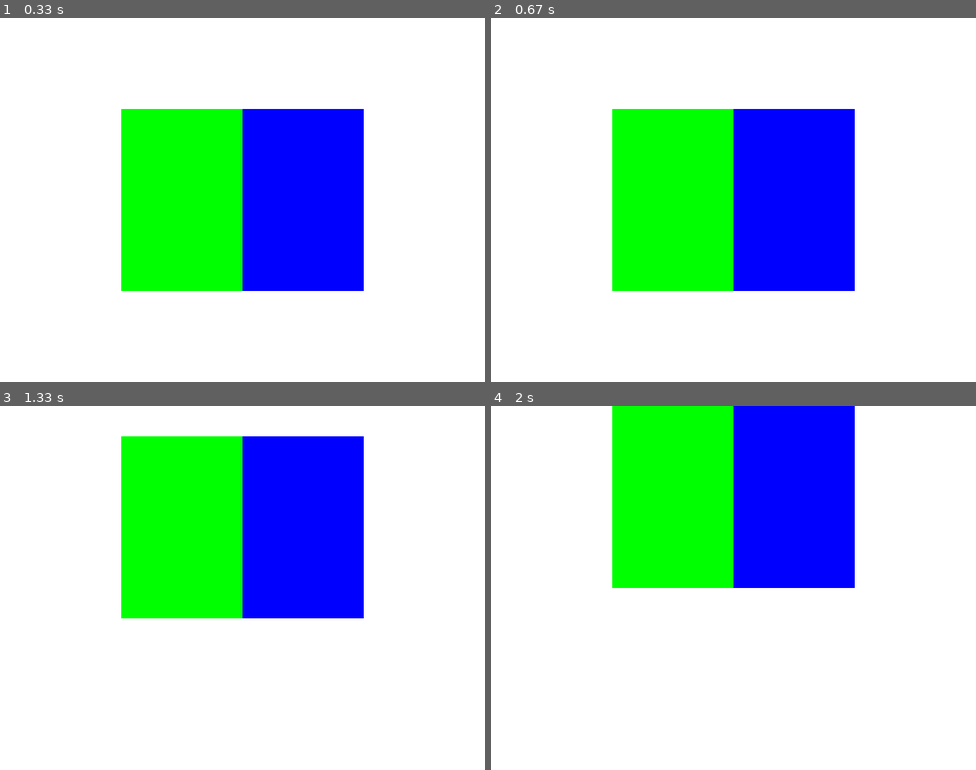
Above: before the commit, frames 1-4 (two rows, left to right).
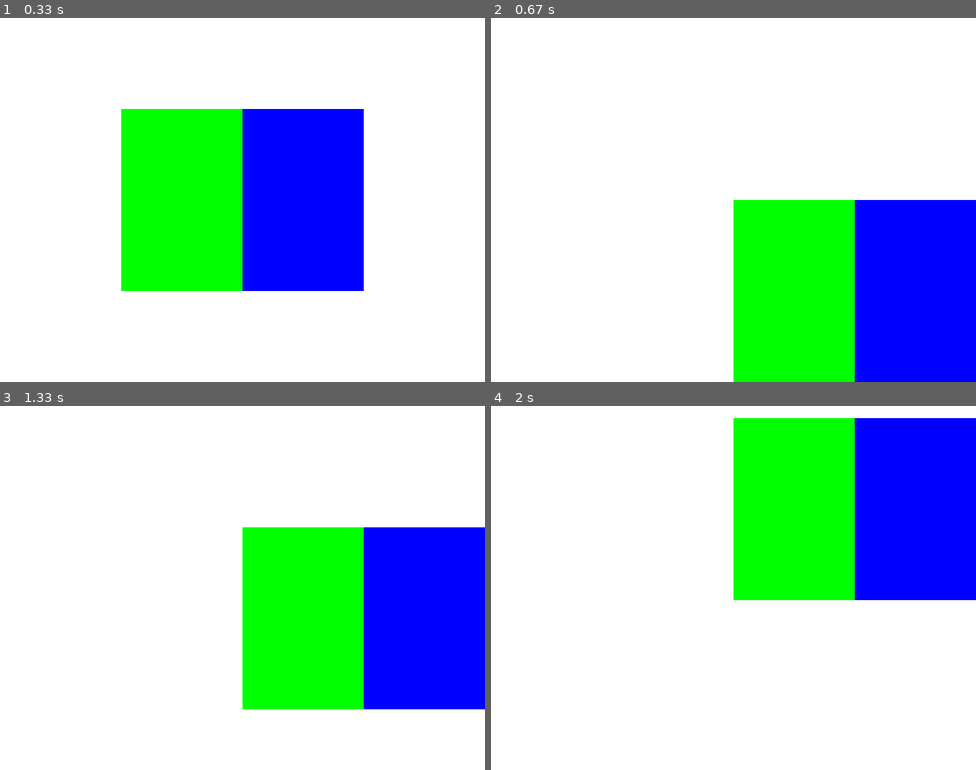
Above: after the commit, the same moments.

Repository: WCI-Computer-Science/pygame
Game: pygame game, started from main.py
Two runs of this game, one before a commit and one after it. Both use one fixed random seed, a clock stepped at 60 frames per second and the inputs below.
Inputs (mouse positions are in pixels of both pictures, inside the frame that each line leads up to):
- Up to frame 1 (0.33 s): no input
- Up to frame 2 (0.67 s): click (733, 200) at 0.38 s
- Up to frame 3 (1.33 s): hold W from 1.17 s (still down)
- Up to frame 4 (2 s): release W at 1.63 s

Frame 1 is identical in both runs. In frame 2, 44% of the frame differs, in the area x 25-100%, y 25-100%; in frame 3, 44%; in frame 4, 38%.

Commit message:
Teleport rects to mouse click

Diff:
--- a/main.py
+++ b/main.py
@@ -45,6 +45,11 @@
             self.rect1.y = self.windowrect.bottom-self.rect1.height
             self.rect2.y = self.windowrect.bottom-self.rect2.height
 
+    def setpos(self, x, y): # Sets top-left position
+        self.rect1.x = x
+        self.rect1.y = y
+        self.rect2.x = x+self.rect1.w
+        self.rect2.y = y
 
     def draw(self, screen):
         pygame.draw.rect(screen, self.rect1colour, self.rect1)
@@ -61,6 +66,10 @@
     for event in pygame.event.get():
         if event.type == QUIT:
             raise SystemExit
+        if event.type == pygame.MOUSEBUTTONDOWN:
+            pos = pygame.mouse.get_pos()
+            rects.setpos(pos[0], pos[1])
+
     rects.update()
     screen.fill((255, 255, 255))
     rects.draw(screen)
